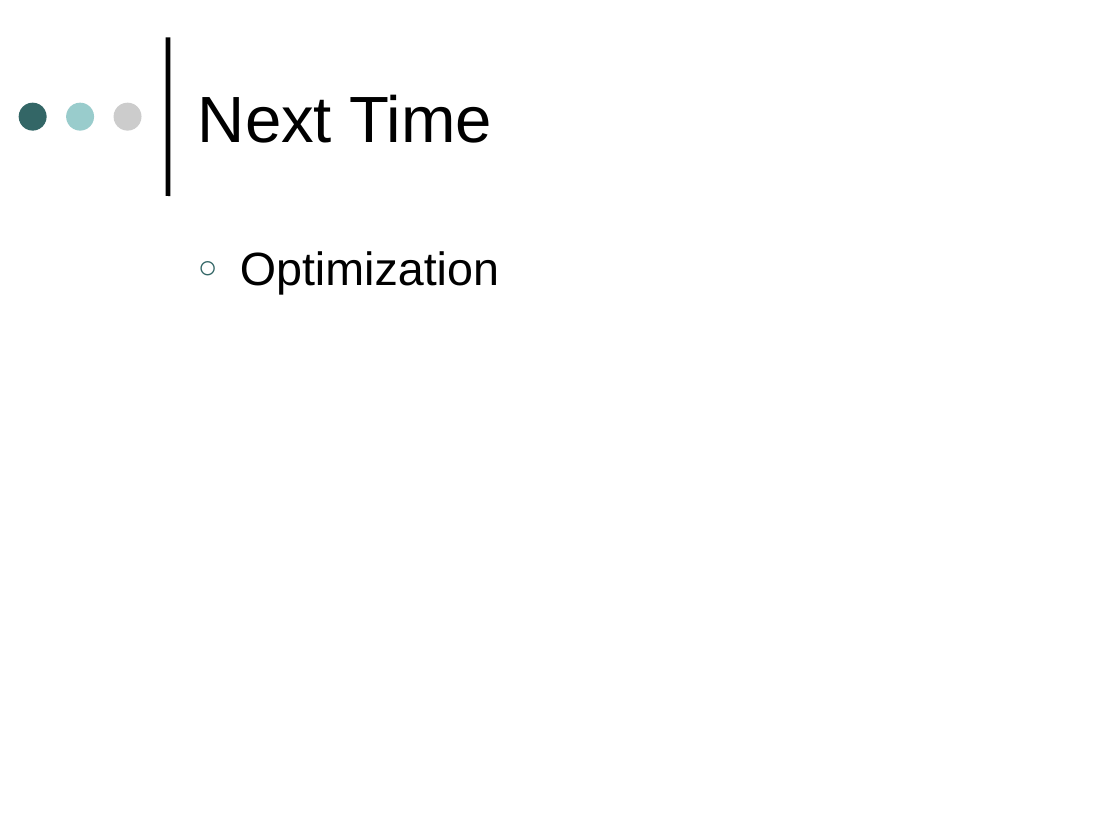
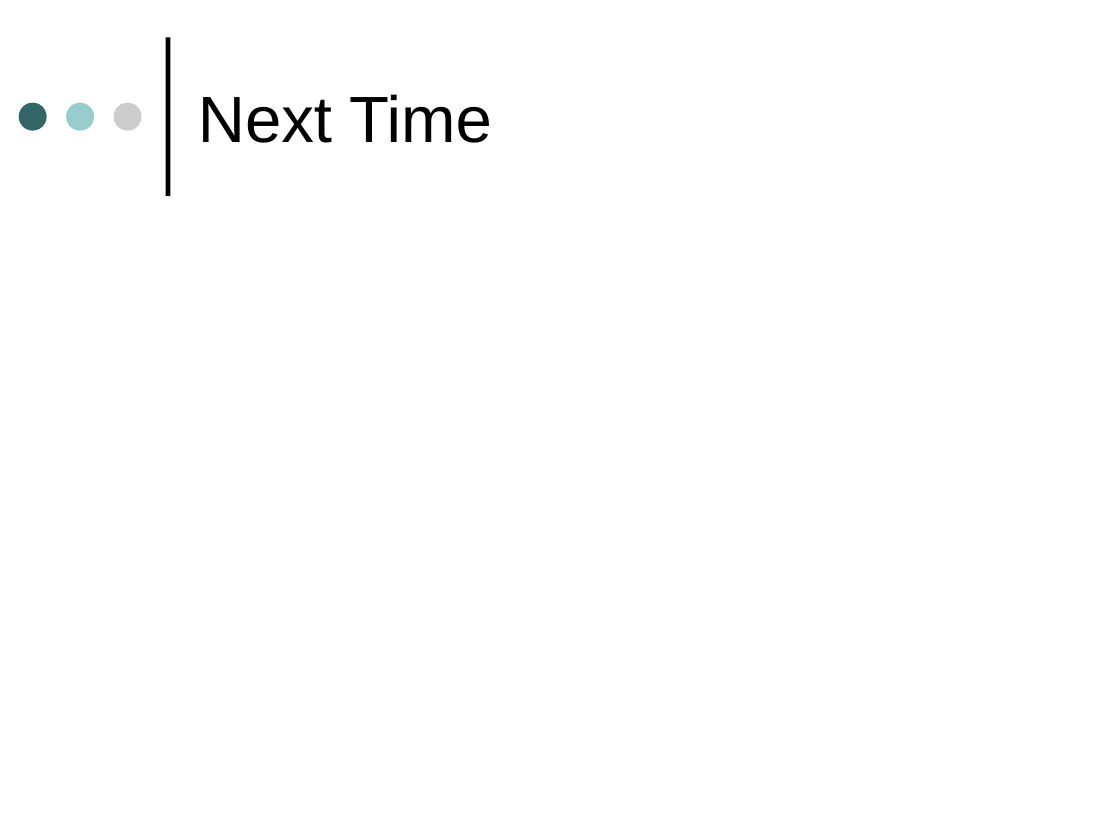
Before and after one commit to harrisonwl/harrisonwl.github.io, a slide deck: slide 58 of assets/courses/compilers/spring2017/slides/Register Allocation 1.ppt. Drawn at 1120x840 pixels with LibreOffice and Linux fonts; fonts in the diff are those of the drawing. Boxes give left, top, right and bottom in pixels: in the first picture for what was removed or moved away, otherwise in the second. Text is boxed around its words. In the diff, an @@ line names an element or a change of style, - is before the commit and + after.

```diff
--- a/assets/courses/compilers/spring2017/slides/Register Allocation 1.ppt
+++ b/assets/courses/compilers/spring2017/slides/Register Allocation 1.ppt
@@ text removed at [240, 251, 499, 294] @@
-○ Optimization
```
Also in this commit, not shown: 31 other slides changed, 5 other files.
